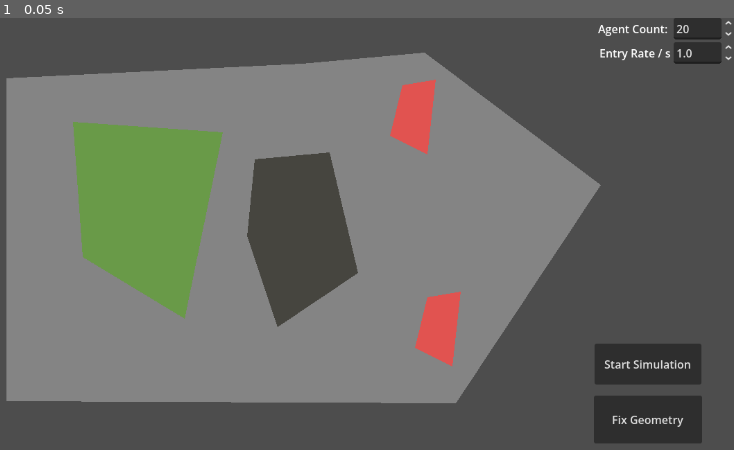
Above: before the commit, frame 1.
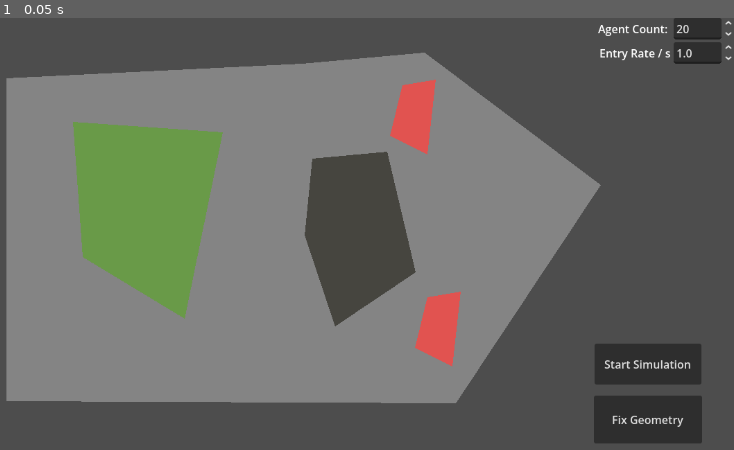
Above: after the commit, the same moment.

Repository: DyloreAquino/Thesis
Game: Godot game, scene res://test_main.tscn
Same seed, same stepped clock (60 frames per second), same inputs: the game is played once before the commit and once after it. The engine's default icon, where the game draws it, is replaced by a stand-in: a white triangle on a blue panel in a dark square.
Inputs:
- Up to frame 1 (0.05 s): no input

The runs differ from the first frame. In frame 1, 5.7% of the frame differs, in the area x 33-57%, y 31-72%.

Commit message:
feat: added switches to godot and connected it to python

Diff:
--- a/godot/thesis-godot/geometry_exporter.gd
+++ b/godot/thesis-godot/geometry_exporter.gd
@@ -5,8 +5,9 @@
 @export var walkable_area: Polygon2D
 @export var entry_areas: Array[Polygon2D] = []
 @export var exit_areas: Array[Polygon2D] = []
+@export var obstacles: Array[Polygon2D] = []
+@export var switches: Array[Marker2D] = []
 @export var sim_client: SimClient
-@export var obstacles: Array[Polygon2D] =[]
 
 func send_geometry() -> void:
 	var message := {
@@ -14,7 +15,8 @@
 		"walkable_area": _polygon_to_scaled_points(walkable_area),
 		"entry_areas": entry_areas.map(_polygon_to_scaled_points),
 		"exit_areas": exit_areas.map(_polygon_to_scaled_points),
-		"obstacles": obstacles.map(_polygon_to_scaled_points)
+		"obstacles": obstacles.map(_polygon_to_scaled_points),
+		"switches": switches.map(_marker_to_scaled_points)
 	}
 	sim_client.send_message(JSON.stringify(message))
 
@@ -25,5 +27,9 @@
 		points.append([world_point.x, world_point.y])
 	return points
 
+func _marker_to_scaled_points(marker: Marker2D) -> Array:
+	var world_point := marker.global_position * world_scale
+	return [world_point.x, world_point.y]
+
 func _on_fix_geometry_button_button_up():
 	send_geometry()
--- a/godot/thesis-godot/test_main.tscn
+++ b/godot/thesis-godot/test_main.tscn
@@ -13,13 +13,14 @@
 geometry_exporter = NodePath("../GeometryExporter")
 agent_manager = NodePath("../AgentManager")
 
-[node name="GeometryExporter" type="Node" parent="." unique_id=575756652 node_paths=PackedStringArray("walkable_area", "entry_areas", "exit_areas", "sim_client", "obstacles")]
+[node name="GeometryExporter" type="Node" parent="." unique_id=575756652 node_paths=PackedStringArray("walkable_area", "entry_areas", "exit_areas", "obstacles", "switches", "sim_client")]
 script = ExtResource("2_tcanr")
 walkable_area = NodePath("../WalkableArea")
 entry_areas = [NodePath("../EntryPoint")]
 exit_areas = [NodePath("../ExitPoint"), NodePath("../ExitPoint2")]
+obstacles = [NodePath("../Obstacle")]
+switches = [NodePath("../JourneySwitch1")]
 sim_client = NodePath("../SimClient")
-obstacles = [NodePath("../Obstacle")]
 
 [node name="AgentManager" type="Node" parent="." unique_id=826777606]
 script = ExtResource("3_aueqv")
@@ -50,9 +51,12 @@
 polygon = PackedVector2Array(705, 149, 687, 222, 741, 249, 753, 141)
 
 [node name="Obstacle" type="Polygon2D" parent="." unique_id=2051941769]
-position = Vector2(50, -27)
+position = Vector2(133, -28)
 color = Color(0.27531895, 0.27096286, 0.2501598, 1)
 polygon = PackedVector2Array(519, 221, 560, 395, 444, 473, 400, 342, 411, 231)
+
+[node name="JourneySwitch1" type="Marker2D" parent="." unique_id=1155639863]
+position = Vector2(776, 305)
 
 [node name="CanvasLayer" type="CanvasLayer" parent="." unique_id=675606304]
 
Not shown, changed: sim_server/geometry.py
Not shown, changed: sim_server/network.py
Not shown, changed: sim_server/routing.py
Not shown, changed: sim_server/simulation.py
Not shown, changed: sim_server/spawning.py
